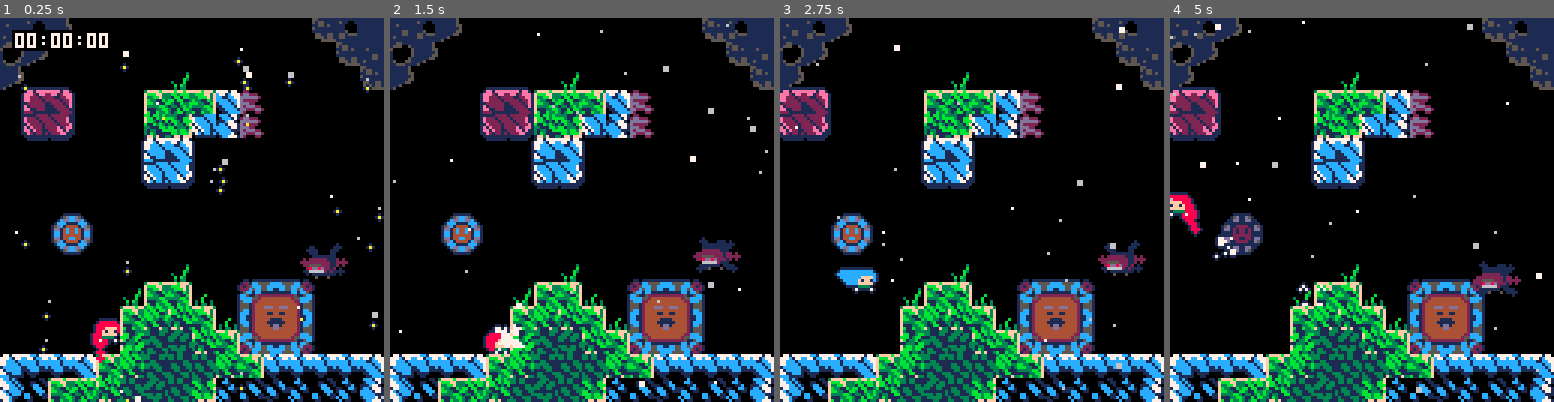
Above: before the commit, frames 1-4 (left to right).
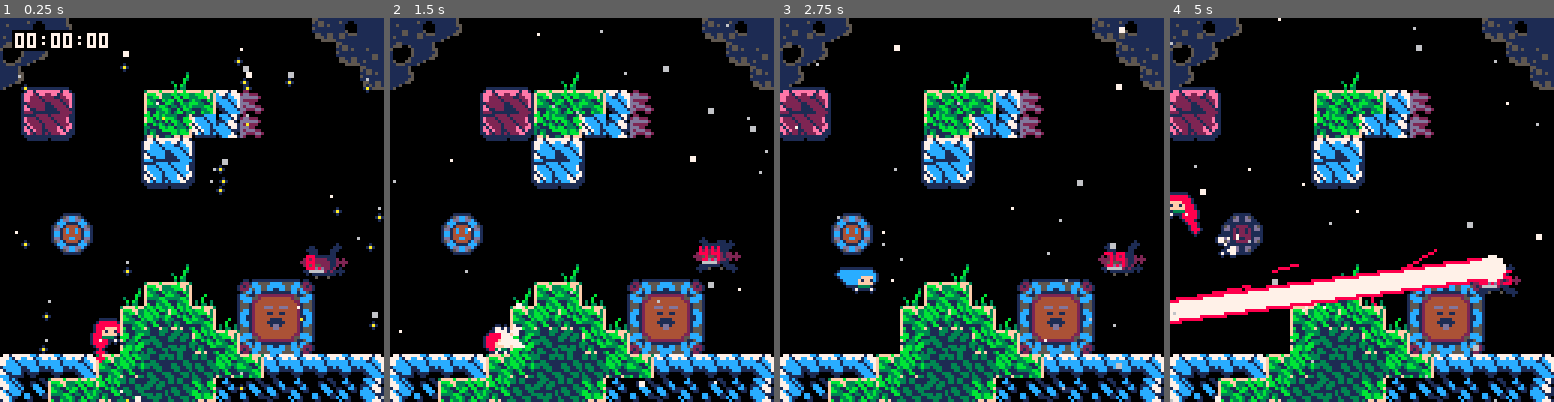
Above: after the commit, the same moments.

Repository: CelesteClassic/newleste.p8
Game: PICO-8 cartridge reflection.p8
Same seed, same stepped clock (60 frames per second), same inputs: the game is played once before the commit and once after it.
Inputs:
- Up to frame 1 (0.25 s): no input
- Up to frame 2 (1.5 s): tap X (X key) at 0.33, 1.07 s; tap O (Z key) at 0.7 s
- Up to frame 3 (2.75 s): hold Right 1.6-2.1 s; tap O (Z key) at 1.7, 2.1, 2.5 s; tap X (X key) at 1.85 s; hold Up 2.15-2.42 s; hold Right from 2.47 s (still down)
- Up to frame 4 (5 s): tap O (Z key) every 0.4 s from 2.9 to 4.9 s; tap X (X key) at 2.97, 4.08 s; release Right at 3.03 s; hold Left 3.08-3.58 s; hold Down 3.63-3.97 s; hold Right 4.02-4.68 s; hold Up from 4.73 s (still down)

The runs differ from the first frame. In frame 1, less than 0.1% of the frame differs, in the area x 79-83%, y 61-66%; in frame 2, 0.1%; in frame 3, 0.1%; in frame 4, 6.5%, in the area x 0-97%, y 0-100%.

Commit message:
Almost done with bugfixes

Diff:
--- a/reflection.p8
+++ b/reflection.p8
@@ -1036,7 +1036,7 @@
     target_x,target_y=x,y
     rx,ry=x,y
     --hitbox=rectangle(-4,-2,16,12)
-    attack=0 --hardcoded for now, will eventually be loaded from level table
+    attack=2 --hardcoded for now, will eventually be loaded from level table
     --b=_ENV
     attack_timer=0
   end,
@@ -1055,6 +1055,7 @@
         if hit then
           attack_timer=1
           destroy_object(laser or {})
+          laser=nil
           if next_node>#nodes then
             target_x=lvl_pw+50
             node=-1
@@ -1143,6 +1145,7 @@
     end
     draw_obj_sprite(_ENV)
     pal()
+    ?attack_timer,x,y,8
 
   end
 }
@@ -1278,7 +1281,6 @@
 laser={
   layer=3,
   init=function(_ENV)
-    local _ENV=_ENV
     outline=false
     timer=0
     particles={}
@@ -1294,6 +1296,7 @@
       end
     elseif timer>=48 and #particles==0 then
       destroy_object(_ENV)
+      badeline.laser=nil
     end
     foreach(particles, function(p)
       p.x+=p.dx
